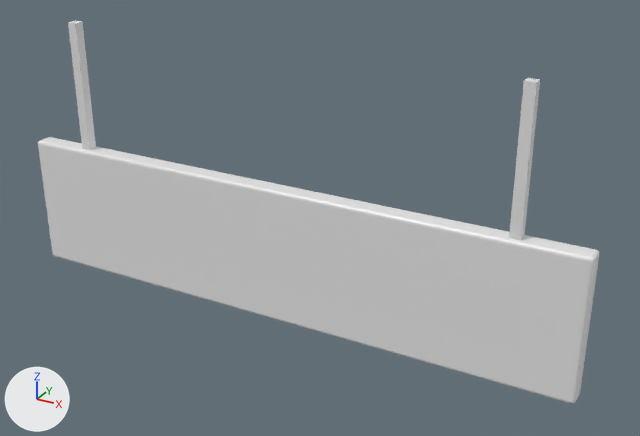
A saved change to the glTF model shopping-cart/assets/models/garage/exit_sign/exit_sign.glb.
The view is the same before and after, from a 50 mm lens placed at (1.239, -1.998, 0.533), pointed at (0.121, 0.035, -0.484). The lights are fixed; the arrows at lower left show +X, +Y and +Z. The first picture is the older version. Vertices at exactly the same position are counted once.

Names of what the first picture shows: 'Board', 'Rods'.
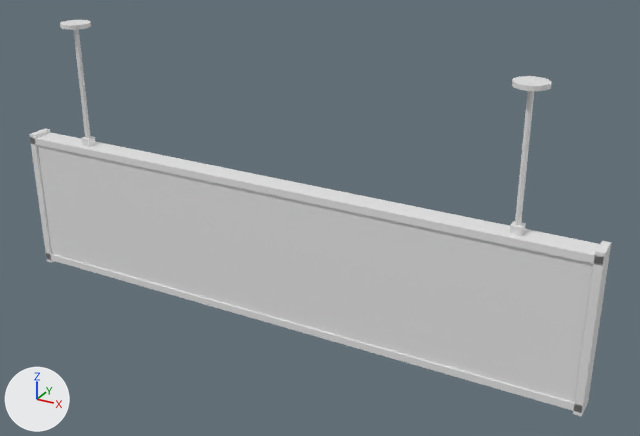
Boxes [x1, y1, x2, y2] around the edits, measured in the pictures (640 x 436 px):
'Frame', added
    after: [29, 129, 611, 417]
'Rods', reshaped
    before: [68, 21, 540, 240]
    after: [60, 20, 552, 236]
part 1 of me_rods, added
    after: [81, 136, 95, 147]
part 2 of me_rods, added
    after: [73, 29, 90, 138]
part 3 of me_rods, added
    after: [60, 20, 91, 30]
part 4 of me_rods, added
    after: [509, 221, 526, 236]
part 5 of me_rods, added
    after: [515, 91, 534, 226]
part 6 of me_rods, added
    after: [512, 76, 552, 91]
part 7 of me_rods, deleted
    before: [68, 21, 96, 150]
part 8 of me_rods, deleted
    before: [509, 78, 540, 240]

The change, as a diff of the scene's bpy script:
```diff
--- a/shopping-cart/assets/models/garage/exit_sign/exit_sign.glb.py
+++ b/shopping-cart/assets/models/garage/exit_sign/exit_sign.glb.py
@@ mat_galvanized @@
+mat_galvanized = principled_material('galvanized')
+mat_galvanized.base_color = (0.8, 0.8, 0.8)  # white #e7e7e7
+mat_galvanized.roughness = 0.4
@@ me_rods @@
 # used by ob_rods; location = (0.0, 0.0, 0.0)
-me_rods.from_pydata(...)  # 16 vertices, 24 faces; spans x -0.715..0.715, y -0.015..0.015, z -0.4..0.0
-me_rods.materials.append(mat_dark_metal)  # white #e7e7e7
+me_rods.from_pydata(...)  # 112 vertices, 200 faces; spans x -0.745..0.745, y -0.045..0.045, z -0.395..-0.002
+# me_rods part 1: a new loose piece, a box spanning x -0.715..-0.685, y -0.015..0.015, z -0.395..-0.365, in mat_galvanized (white #e7e7e7)
+# me_rods part 2: a new loose piece, an 8-sided cylinder along z spanning x -0.708..-0.692, y -0.008..0.008, z -0.383..-0.013, in mat_galvanized (white #e7e7e7)
+# me_rods part 3: a new loose piece, a 16-sided cylinder along z spanning x -0.745..-0.655, y -0.045..0.045, z -0.014..-0.002, in mat_galvanized (white #e7e7e7)
+# me_rods part 4: a new loose piece, a box spanning x 0.685..0.715, y -0.015..0.015, z -0.395..-0.365, in mat_galvanized (white #e7e7e7)
+# me_rods part 5: a new loose piece, an 8-sided cylinder along z spanning x 0.692..0.708, y -0.008..0.008, z -0.383..-0.013, in mat_galvanized (white #e7e7e7)
+# me_rods part 6: a new loose piece, a 16-sided cylinder along z spanning x 0.655..0.745, y -0.045..0.045, z -0.014..-0.002, in mat_galvanized (white #e7e7e7)
+# me_rods part 7: the loose piece of 8 vertices spanning x -0.715..-0.685, y -0.015..0.015, z -0.4..0.0 is deleted
+# me_rods part 8: the loose piece of 8 vertices spanning x 0.685..0.715, y -0.015..0.015, z -0.4..0.0 is deleted
+me_rods.materials.append(mat_galvanized)  # white #e7e7e7
@@ me_frame @@
+me_frame.from_pydata(...)  # a box spanning x -0.92..0.92, y -0.04..0.04, z -0.41..-0.39; a box spanning x -0.92..0.92, y -0.04..0.04, z -0.83..-0.81; a box spanning x -0.92..-0.9, y -0.04..0.04, z -0.84..-0.38; a box spanning x 0.9..0.92, y -0.04..0.04, z -0.84..-0.38
+me_frame.materials.append(mat_dark_metal)  # white #e7e7e7
@@ ob_frame @@
+ob_frame = bpy.data.objects.new('Frame', me_frame)
+ob_frame.location = (0.0, 0.0, 0.0)
```
